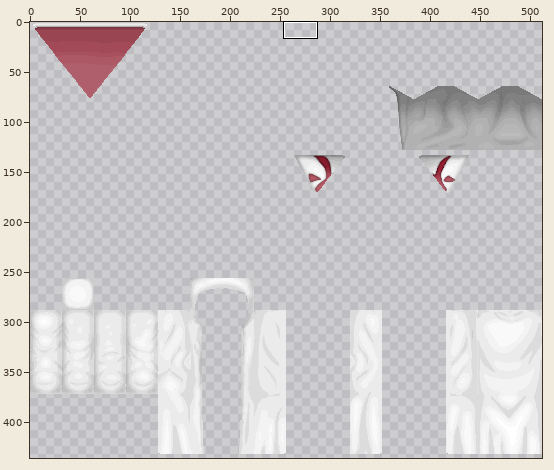
Sprite sheet -- src/main/resources/assets/narutomod/textures/robe_hokage.png. The first picture is a wide view before the edit; the outline marks the close-up.
Close-up. As it was:
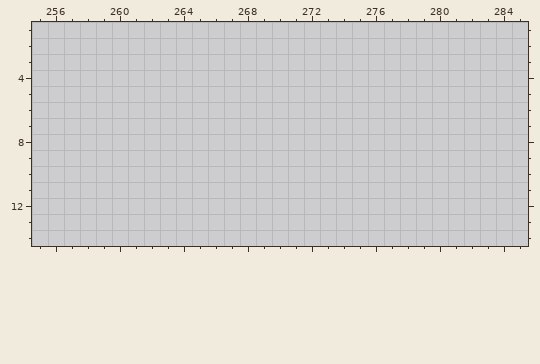
The file is 512x512 pixels. Pixels under 10% opacity are left out. Colours within 5 levels of each other are drawn and written as one. Shown: x 255..285, y 1..14. The old version is drawn lined up with the new one. The wide view leaves out empty margins. The commit also changed other parts of the picture, which this record leaves out.
Palette (. is transparent): 
The result:
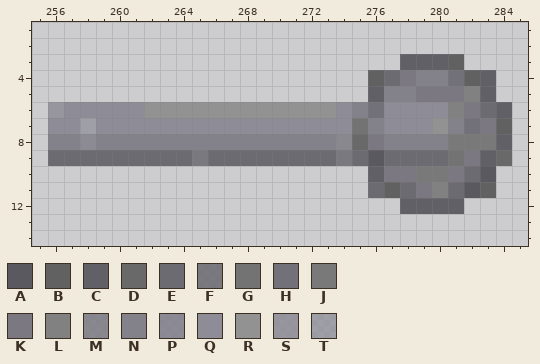
Colours new in this view: A #5a595f  B #616161  C #626067  D #696969  E #6c6b72  F #6e6d74e0  G #737373  H #727179  J #797979  K #7b7881  L #818181  M #807e86e0  N #83818a  P #83828ce0  Q #8e8c96  R #929292  S #8f8e97e0  T #91919bc5
The exact change:
drawings rearranged on the sheet (the old picture shows each at its new place; 1 dropped ones are not shown)
Changed rows in their new state; - is an unchanged pixel.
first column x 256:
 3 ----------------------CCCB---
 4 --------------------BEKNNHBC-
 5 --------------------CNNKKKLC-
 6 SQQQQQRRRRRRRRRRRRQNHQQQQLKEC
 7 QQTQQQQQQQQQQQQQQQQGNQQQRNHKB
 8 NNPNNNNNNNNNNNNNNNMDKNNNNJJJC
 9 EEEEEEEEEFEEEEEEEEFEAEEEEGKCD
10 --------------------CKKJJKEA-
11 --------------------EBEKLEAB-
12 ----------------------CCCC---
Boxes around the changes in both close-ups, in picture pixels (x1, y1, x2, y2):
added: (48, 54, 512, 214)
